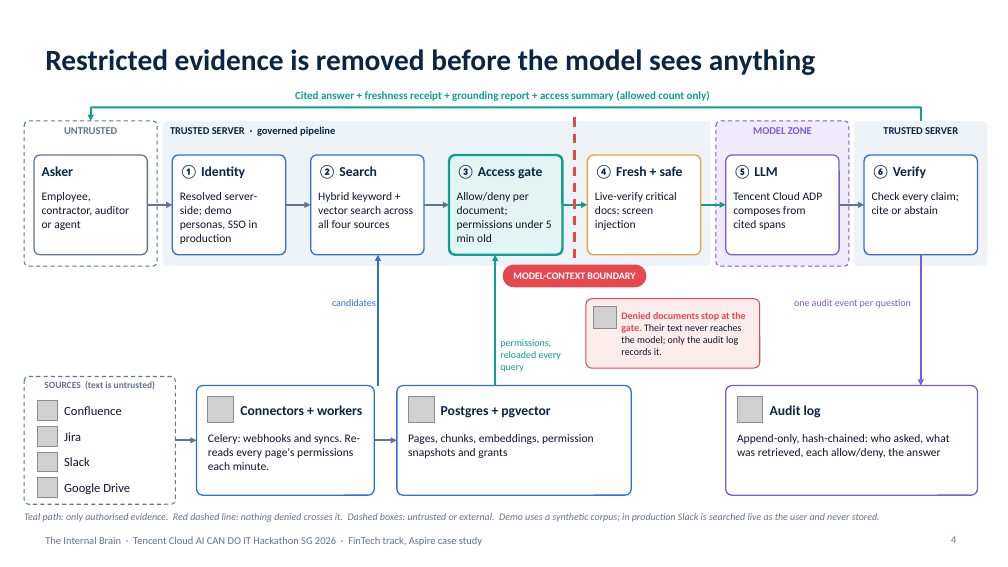
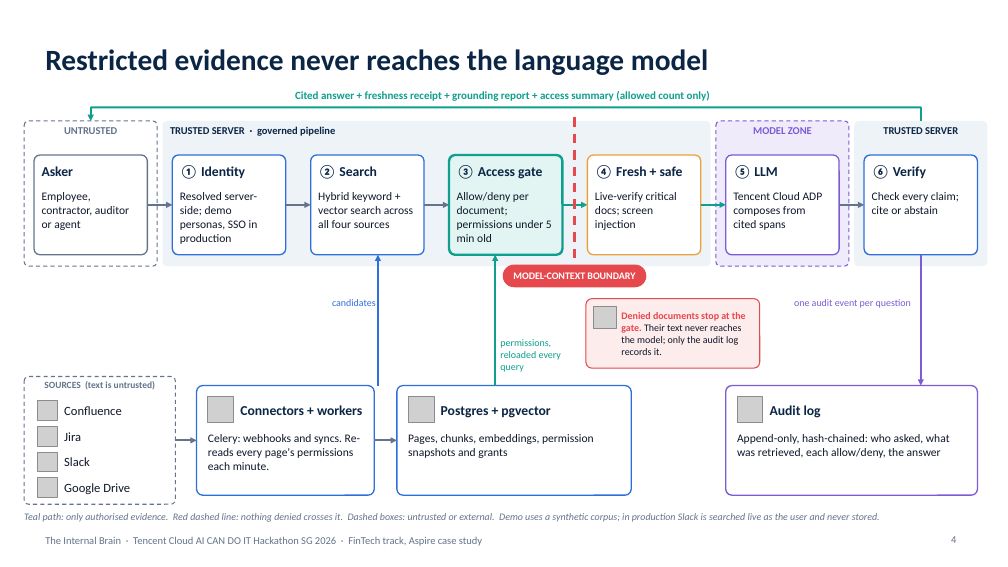
Before and after one commit to pavan2184/tencent-hack, a slide deck: slide 4 of docs/presentations/internal-brain-architecture.pptx. Drawn at 1008x567 pixels with LibreOffice and Linux fonts; fonts in the diff are those of the drawing; grey boxes stand for pictures. Boxes give left, top, right and bottom in pixels: in the first picture for what was removed or moved away, otherwise in the second. Text is boxed around its words. In the diff, an @@ line names an element or a change of style, - is before the commit and + after.

```diff
--- a/docs/presentations/internal-brain-architecture.pptx
+++ b/docs/presentations/internal-brain-architecture.pptx
@@ title at [45, 49, 708, 75]: text changed @@
-Restricted evidence is removed before the model sees anything
+Restricted evidence never reaches the language model
```
Also in this commit, not shown: 1 other file.
